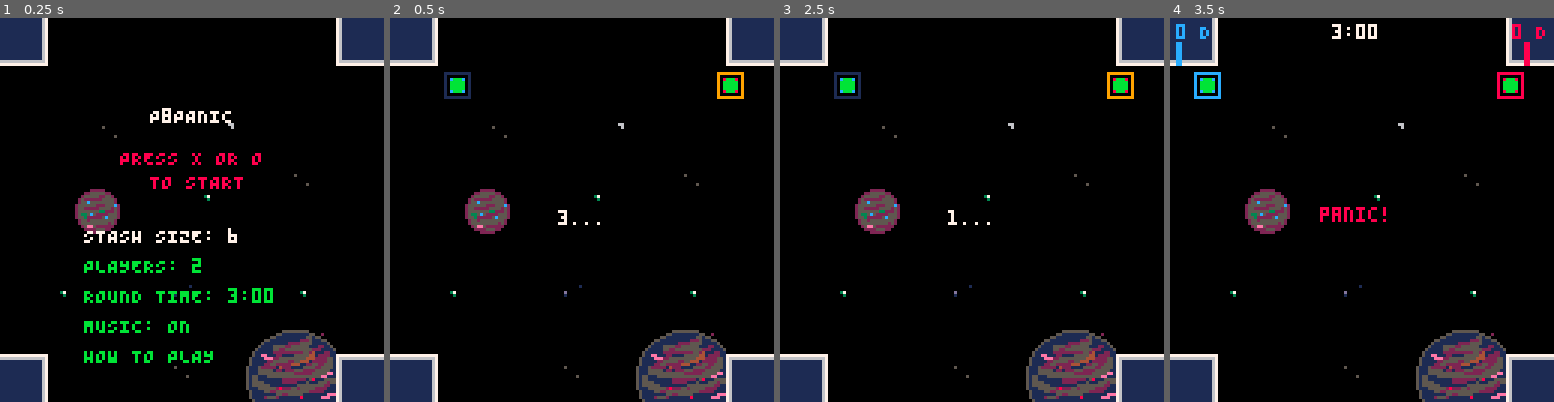
Above: before the commit, frames 1-4 (left to right).
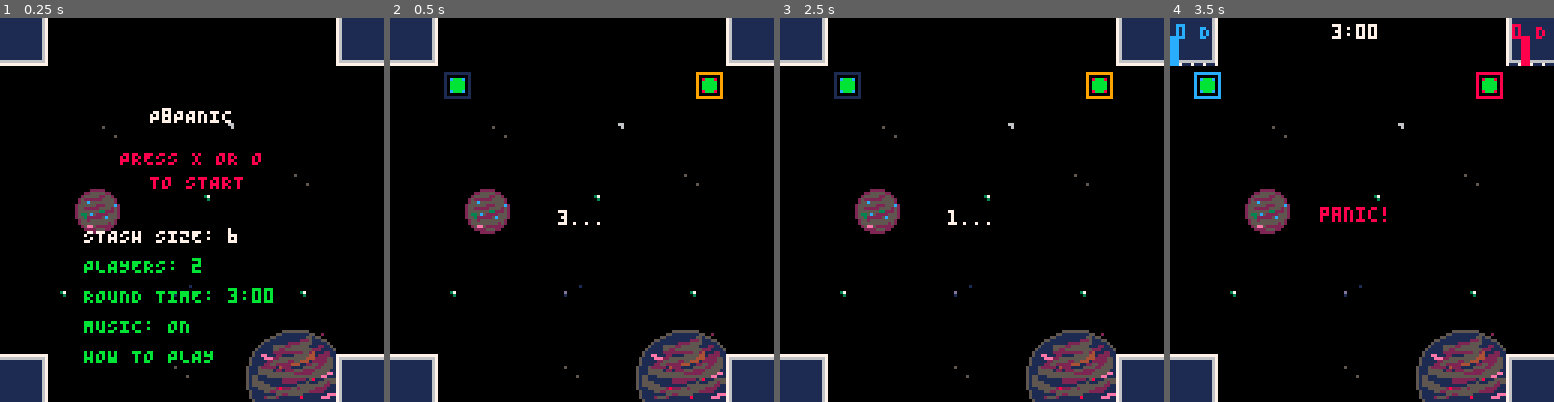
Above: after the commit, the same moments.

Repository: Arcadesys/p8panic
Game: PICO-8 cartridge p_8_panic.p8
The game is run twice, just before and just after one commit, with the same random seed, the same clock (stepped at 60 frames per second) and the same inputs.
Inputs:
- Up to frame 1 (0.25 s): no input
- Up to frame 2 (0.5 s): tap X (X key) at 0.33 s
- Up to frame 3 (2.5 s): tap O (Z key) at 0.7, 1.7, 2.1 s; tap X (X key) at 1.07, 1.85 s; hold Right 1.6-2.1 s; hold Up 2.15-2.42 s; hold Right from 2.47 s (still down)
- Up to frame 4 (3.5 s): tap O (Z key) at 2.5, 2.9, 3.3 s; tap X (X key) at 2.97 s; release Right at 3.03 s; hold Left from 3.08 s (still down)

Frame 1 is identical in both runs. In frame 2, 0.6% of the frame differs, in the area x 79-93%, y 14-22%; in frame 3, 0.6%; in frame 4, 1.0%, in the area x 0-100%, y 4-22%.

Commit message:
Refactor cursor initialization and enhance player UI display logic

Diff:
--- a/p_8_panic.p8
+++ b/p_8_panic.p8
@@ -167,11 +167,18 @@
 end
 
 function init_cursors(num_players)
+  -- Score/stash display box size and offset for kitty-corner spawn
+  local score_box_size = 22 -- estimated size of the score box (width/height)
+  local spawn_offset = 6    -- distance from the box, diagonally
   local all_possible_spawn_points = {
-    {x = 18, y = 18},
-    {x = 128 - 18 - 1, y = 18},
-    {x = 18, y = 128 - 18 - 1},
-    {x = 128 - 18 - 1, y = 128 - 18 - 1}
+    -- Player 1: top left, spawn down+right from UI box
+    {x = 16 + 2, y = 16 + 2},
+    -- Player 2: top right, spawn down+left from UI box
+    {x = 128 - 16 - 2 - 8, y = 16 + 2},
+    -- Player 3: bottom left, spawn up+right from UI box
+    {x = 16 + 2, y = 128 - 16 - 2 - 8},
+    -- Player 4: bottom right, spawn up+left from UI box
+    {x = 128 - score_box_size - spawn_offset, y = 128 - score_box_size - spawn_offset}
   }
 
   cursors = {}
@@ -545,7 +552,17 @@
     print(timer_str, 62 - #timer_str*2, 2, GAME_TIMER < 30 and 8 or 7)
     for _,o in ipairs(pieces) do if o.draw then o:draw() end end
     for _,c in ipairs(cursors) do if c.draw then c:draw() end end
-    local m,fw,fh,bh,bw,bs,nb = 2,4,5,8,2,1,4
+
+    -- UI display constants for player info boxes
+    local FONT_WIDTH = 4 -- Standard Pico-8 font width per char
+    local FONT_HEIGHT = 5 -- Standard Pico-8 font character height
+    local UI_BOX_SIZE = 16 -- Each player UI box is 16x16 pixels (2x2 tiles)
+    local TEXT_TO_BARS_GAP = 1 -- Vertical gap between text line and stash bars
+
+    local STASH_BAR_WIDTH = 3 -- Width of each individual stash bar
+    local STASH_BAR_SPACING = 1 -- Horizontal space between stash bars
+    local NUM_STASH_DISPLAY_COLORS = 4 -- How many stash colors to display as bars
+
     for i=1,player_manager.get_player_count() do
       local p = player_manager.get_player(i)
       local cur = cursors[i]
@@ -559,27 +576,56 @@
           end
         end
         local s_mode = s.." "..mode_letter
-        local sw = #s_mode*fw
-        local tw = nb*bw + (nb-1)*bs
-        local block_w = max(sw,tw)
-        local ax = (i==2 or i==4) and (128-m-block_w) or m
-        local ay = (i>=3) and (128-m-(fh+2+bh)) or m
-        print(s_mode, ax + ((block_w-sw) * ((i==2 or i==4) and 1 or 0)), ay, p:get_color())
-        local bx = (i==2 or i==4) and (ax + block_w - tw) or ax
-        local by = ay + fh + 1
-        for j=1,nb do
-          local col = player_manager.colors[j] or 0
-          local cnt = p.stash[col] or 0
-          local h = flr(cnt / STASH_SIZE * bh)
-          h = mid(0,h,bh)
-          if i==1 or i==2 then
-            if h>0 then rectfill(bx,by,bx+bw-1,by+h-1,col)
-            else line(bx,by,bx+bw-1,by,1) end
-          else
-            if h>0 then rectfill(bx,by+(bh-h),bx+bw-1,by+bh-1,col)
-            else line(bx,by+bh-1,bx+bw-1,by+bh-1,1) end
+        local score_text_width = #s_mode * FONT_WIDTH
+
+        -- Overlay box is 2x2 tiles = 16x16 px. We'll use 2px margin inside.
+        local anchor_x = (i==2 or i==4) and (128 - UI_BOX_SIZE) or 0
+        local anchor_y = (i>=3) and (128 - UI_BOX_SIZE) or 0
+
+        -- Render score and mode text
+        local text_y_pos = anchor_y + 2 -- 2px margin from top
+        local text_x_pos
+        if i == 1 or i == 3 then -- Left-side players (P1, P3): left-align text
+          text_x_pos = anchor_x + 2 -- 2px margin from left
+        else -- Right-side players (P2, P4): right-align text
+          text_x_pos = anchor_x + UI_BOX_SIZE - score_text_width - 2 -- 2px margin from right
+        end
+        print(s_mode, text_x_pos, text_y_pos, p:get_color())
+
+        -- Render stash bars
+        local bars_area_y_start = anchor_y + FONT_HEIGHT + TEXT_TO_BARS_GAP
+        local bars_area_height = UI_BOX_SIZE - (FONT_HEIGHT + TEXT_TO_BARS_GAP) -- Max height for bars
+
+        if bars_area_height >= 1 then -- Only draw if there's space
+          local total_stash_bars_width = NUM_STASH_DISPLAY_COLORS * STASH_BAR_WIDTH + (NUM_STASH_DISPLAY_COLORS - 1) * STASH_BAR_SPACING
+
+          local bars_block_start_x
+          if i == 1 or i == 3 then -- Left-side players: left-align bars
+            bars_block_start_x = anchor_x
+          else -- Right-side players: right-align bars
+            bars_block_start_x = anchor_x + UI_BOX_SIZE - total_stash_bars_width
           end
-          bx += bw + bs
+
+          for j = 1, NUM_STASH_DISPLAY_COLORS do
+            local stash_color_for_bar = player_manager.colors[j] or 0 -- Get actual color ID
+            local count_in_stash = p.stash[stash_color_for_bar] or 0
+
+            local bar_pixel_height = flr(count_in_stash / STASH_SIZE * bars_area_height)
+            bar_pixel_height = mid(0, bar_pixel_height, bars_area_height) -- Clamp height
+
+            local current_bar_x = bars_block_start_x + (j - 1) * (STASH_BAR_WIDTH + STASH_BAR_SPACING)
+            -- Bars are drawn from their top y-coordinate, filling downwards.
+            -- They should align to the bottom of the bars_area_height.
+            local current_bar_y_top = bars_area_y_start + (bars_area_height - bar_pixel_height)
+
+            if bar_pixel_height > 0 then
+              rectfill(current_bar_x, current_bar_y_top, current_bar_x + STASH_BAR_WIDTH - 1, current_bar_y_top + bar_pixel_height - 1, stash_color_for_bar)
+            else
+              -- Draw a small line at the bottom for an empty stash of this color
+              local empty_bar_line_y = bars_area_y_start + bars_area_height - 1
+              line(current_bar_x, empty_bar_line_y, current_bar_x + STASH_BAR_WIDTH - 1, empty_bar_line_y, 1) -- Dark color for empty
+            end
+          end
         end
       end
     end
--- a/src/0.init.lua
+++ b/src/0.init.lua
@@ -164,11 +164,18 @@
 end
 
 function init_cursors(num_players)
+  -- Score/stash display box size and offset for kitty-corner spawn
+  local score_box_size = 22 -- estimated size of the score box (width/height)
+  local spawn_offset = 6    -- distance from the box, diagonally
   local all_possible_spawn_points = {
-    {x = 18, y = 18},
-    {x = 128 - 18 - 1, y = 18},
-    {x = 18, y = 128 - 18 - 1},
-    {x = 128 - 18 - 1, y = 128 - 18 - 1}
+    -- Player 1: top left, spawn down+right from UI box
+    {x = 16 + 2, y = 16 + 2},
+    -- Player 2: top right, spawn down+left from UI box
+    {x = 128 - 16 - 2 - 8, y = 16 + 2},
+    -- Player 3: bottom left, spawn up+right from UI box
+    {x = 16 + 2, y = 128 - 16 - 2 - 8},
+    -- Player 4: bottom right, spawn up+left from UI box
+    {x = 128 - score_box_size - spawn_offset, y = 128 - score_box_size - spawn_offset}
   }
 
   cursors = {}
@@ -542,7 +549,17 @@
     print(timer_str, 62 - #timer_str*2, 2, GAME_TIMER < 30 and 8 or 7)
     for _,o in ipairs(pieces) do if o.draw then o:draw() end end
     for _,c in ipairs(cursors) do if c.draw then c:draw() end end
-    local m,fw,fh,bh,bw,bs,nb = 2,4,5,8,2,1,4
+
+    -- UI display constants for player info boxes
+    local FONT_WIDTH = 4 -- Standard Pico-8 font width per char
+    local FONT_HEIGHT = 5 -- Standard Pico-8 font character height
+    local UI_BOX_SIZE = 16 -- Each player UI box is 16x16 pixels (2x2 tiles)
+    local TEXT_TO_BARS_GAP = 1 -- Vertical gap between text line and stash bars
+
+    local STASH_BAR_WIDTH = 3 -- Width of each individual stash bar
+    local STASH_BAR_SPACING = 1 -- Horizontal space between stash bars
+    local NUM_STASH_DISPLAY_COLORS = 4 -- How many stash colors to display as bars
+
     for i=1,player_manager.get_player_count() do
       local p = player_manager.get_player(i)
       local cur = cursors[i]
@@ -556,27 +573,56 @@
           end
         end
         local s_mode = s.." "..mode_letter
-        local sw = #s_mode*fw
-        local tw = nb*bw + (nb-1)*bs
-        local block_w = max(sw,tw)
-        local ax = (i==2 or i==4) and (128-m-block_w) or m
-        local ay = (i>=3) and (128-m-(fh+2+bh)) or m
-        print(s_mode, ax + ((block_w-sw) * ((i==2 or i==4) and 1 or 0)), ay, p:get_color())
-        local bx = (i==2 or i==4) and (ax + block_w - tw) or ax
-        local by = ay + fh + 1
-        for j=1,nb do
-          local col = player_manager.colors[j] or 0
-          local cnt = p.stash[col] or 0
-          local h = flr(cnt / STASH_SIZE * bh)
-          h = mid(0,h,bh)
-          if i==1 or i==2 then
-            if h>0 then rectfill(bx,by,bx+bw-1,by+h-1,col)
-            else line(bx,by,bx+bw-1,by,1) end
-          else
-            if h>0 then rectfill(bx,by+(bh-h),bx+bw-1,by+bh-1,col)
-            else line(bx,by+bh-1,bx+bw-1,by+bh-1,1) end
+        local score_text_width = #s_mode * FONT_WIDTH
+
+        -- Overlay box is 2x2 tiles = 16x16 px. We'll use 2px margin inside.
+        local anchor_x = (i==2 or i==4) and (128 - UI_BOX_SIZE) or 0
+        local anchor_y = (i>=3) and (128 - UI_BOX_SIZE) or 0
+
+        -- Render score and mode text
+        local text_y_pos = anchor_y + 2 -- 2px margin from top
+        local text_x_pos
+        if i == 1 or i == 3 then -- Left-side players (P1, P3): left-align text
+          text_x_pos = anchor_x + 2 -- 2px margin from left
+        else -- Right-side players (P2, P4): right-align text
+          text_x_pos = anchor_x + UI_BOX_SIZE - score_text_width - 2 -- 2px margin from right
+        end
+        print(s_mode, text_x_pos, text_y_pos, p:get_color())
+
+        -- Render stash bars
+        local bars_area_y_start = anchor_y + FONT_HEIGHT + TEXT_TO_BARS_GAP
+        local bars_area_height = UI_BOX_SIZE - (FONT_HEIGHT + TEXT_TO_BARS_GAP) -- Max height for bars
+
+        if bars_area_height >= 1 then -- Only draw if there's space
+          local total_stash_bars_width = NUM_STASH_DISPLAY_COLORS * STASH_BAR_WIDTH + (NUM_STASH_DISPLAY_COLORS - 1) * STASH_BAR_SPACING
+
+          local bars_block_start_x
+          if i == 1 or i == 3 then -- Left-side players: left-align bars
+            bars_block_start_x = anchor_x
+          else -- Right-side players: right-align bars
+            bars_block_start_x = anchor_x + UI_BOX_SIZE - total_stash_bars_width
           end
-          bx += bw + bs
+
+          for j = 1, NUM_STASH_DISPLAY_COLORS do
+            local stash_color_for_bar = player_manager.colors[j] or 0 -- Get actual color ID
+            local count_in_stash = p.stash[stash_color_for_bar] or 0
+
+            local bar_pixel_height = flr(count_in_stash / STASH_SIZE * bars_area_height)
+            bar_pixel_height = mid(0, bar_pixel_height, bars_area_height) -- Clamp height
+
+            local current_bar_x = bars_block_start_x + (j - 1) * (STASH_BAR_WIDTH + STASH_BAR_SPACING)
+            -- Bars are drawn from their top y-coordinate, filling downwards.
+            -- They should align to the bottom of the bars_area_height.
+            local current_bar_y_top = bars_area_y_start + (bars_area_height - bar_pixel_height)
+
+            if bar_pixel_height > 0 then
+              rectfill(current_bar_x, current_bar_y_top, current_bar_x + STASH_BAR_WIDTH - 1, current_bar_y_top + bar_pixel_height - 1, stash_color_for_bar)
+            else
+              -- Draw a small line at the bottom for an empty stash of this color
+              local empty_bar_line_y = bars_area_y_start + bars_area_height - 1
+              line(current_bar_x, empty_bar_line_y, current_bar_x + STASH_BAR_WIDTH - 1, empty_bar_line_y, 1) -- Dark color for empty
+            end
+          end
         end
       end
     end
Not shown, changed: the sound effects (__sfx__) section of p_8_panic.p8
